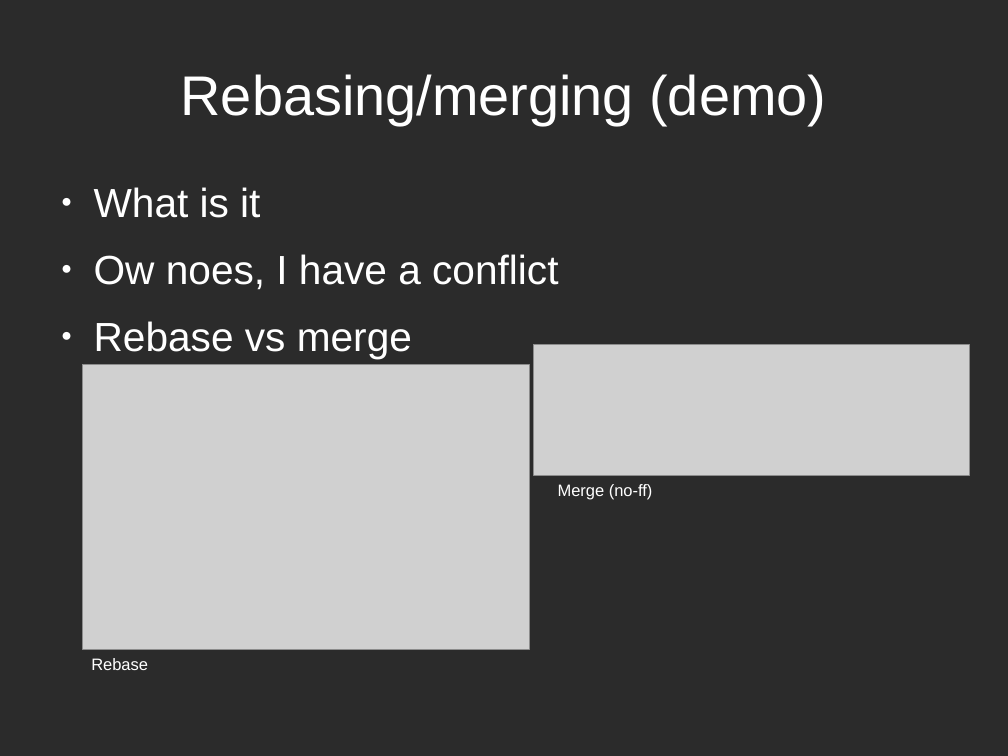
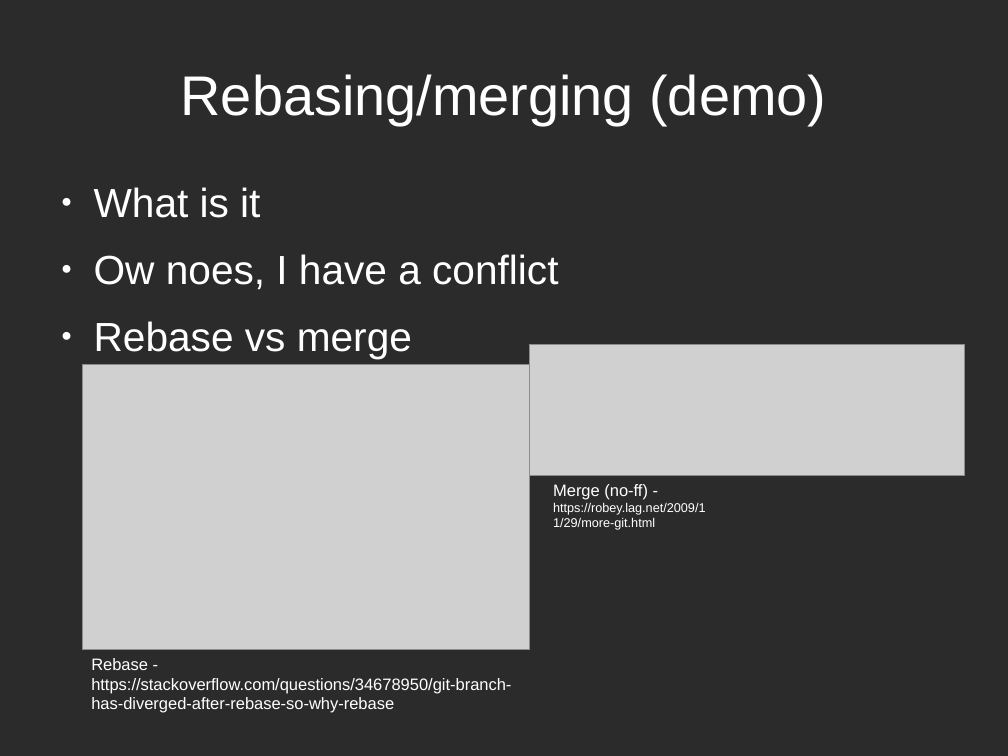
Before and after one commit to hwdegroot/days-of-code, a slide deck: slide 11 of presentation/zee-slides.odp. Drawn at 1008x756 pixels with LibreOffice and Linux fonts; fonts in the diff are those of the drawing; grey boxes stand for pictures; background and template pictures are left out; a plain dark background stands for a picture behind light text. Boxes give left, top, right and bottom in pixels: in the first picture for what was removed or moved away, otherwise in the second. Text is boxed around its words. In the diff, an @@ line names an element or a change of style, - is before the commit and + after.

Commit message:
group image + caption

```diff
--- a/presentation/zee-slides.odp
+++ b/presentation/zee-slides.odp
@@ picture moved from (x1=534, y1=344, x2=970, y2=476) to (x1=530, y1=344, x2=965, y2=476) @@
@@ text at (x1=553, y1=484, x2=705, y2=530): text changed; size 13 to 10 pt @@
-Merge (no-ff)
+Merge (no-ff) - https://robey.lag.net/2009/11/29/more-git.html
@@ text added at (x1=91, y1=658, x2=511, y2=713), 13 pt, text #FFFFFF @@
+Rebase - https://stackoverflow.com/questions/34678950/git-branch-has-diverged-after-rebase-so-why-rebase
```
Also in this commit, not shown: 2 other slides changed.
